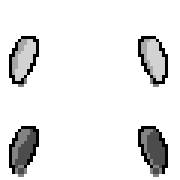
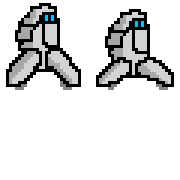
Two versions of the same layered image (w=180, h=180). Layer-by-layer changes:
hid "piernas salto" over box(9, 36, 168, 177)
showed "pierna delantera 2" over box(45, 48, 174, 90)
showed "pierna delantera 1" over box(6, 48, 132, 90)
showed "Torso" over box(15, 3, 150, 78)
showed "pierna trasera 2" over box(24, 48, 174, 90)
showed "pierna trasera 1" over box(6, 48, 132, 90)
